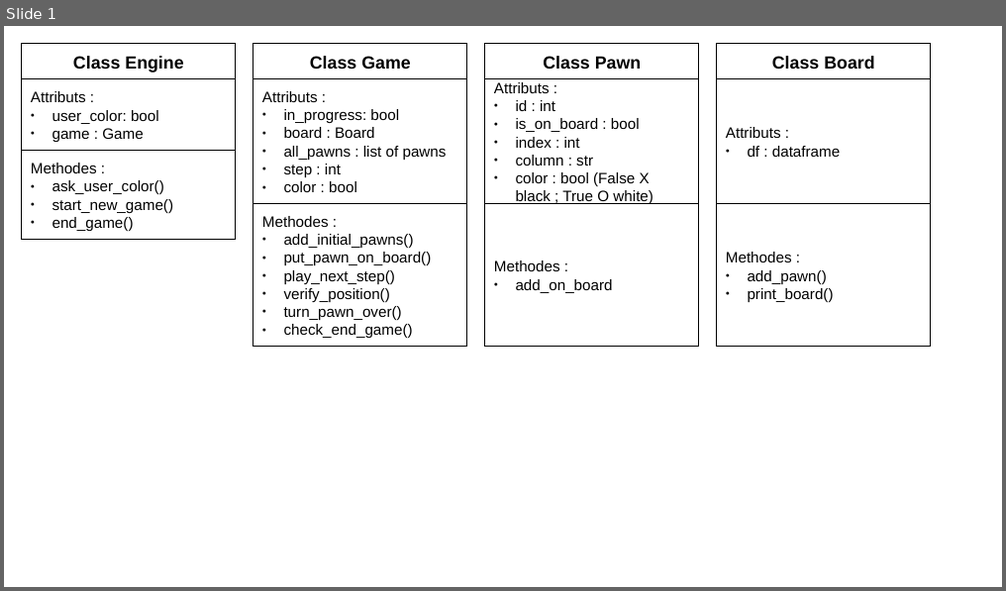
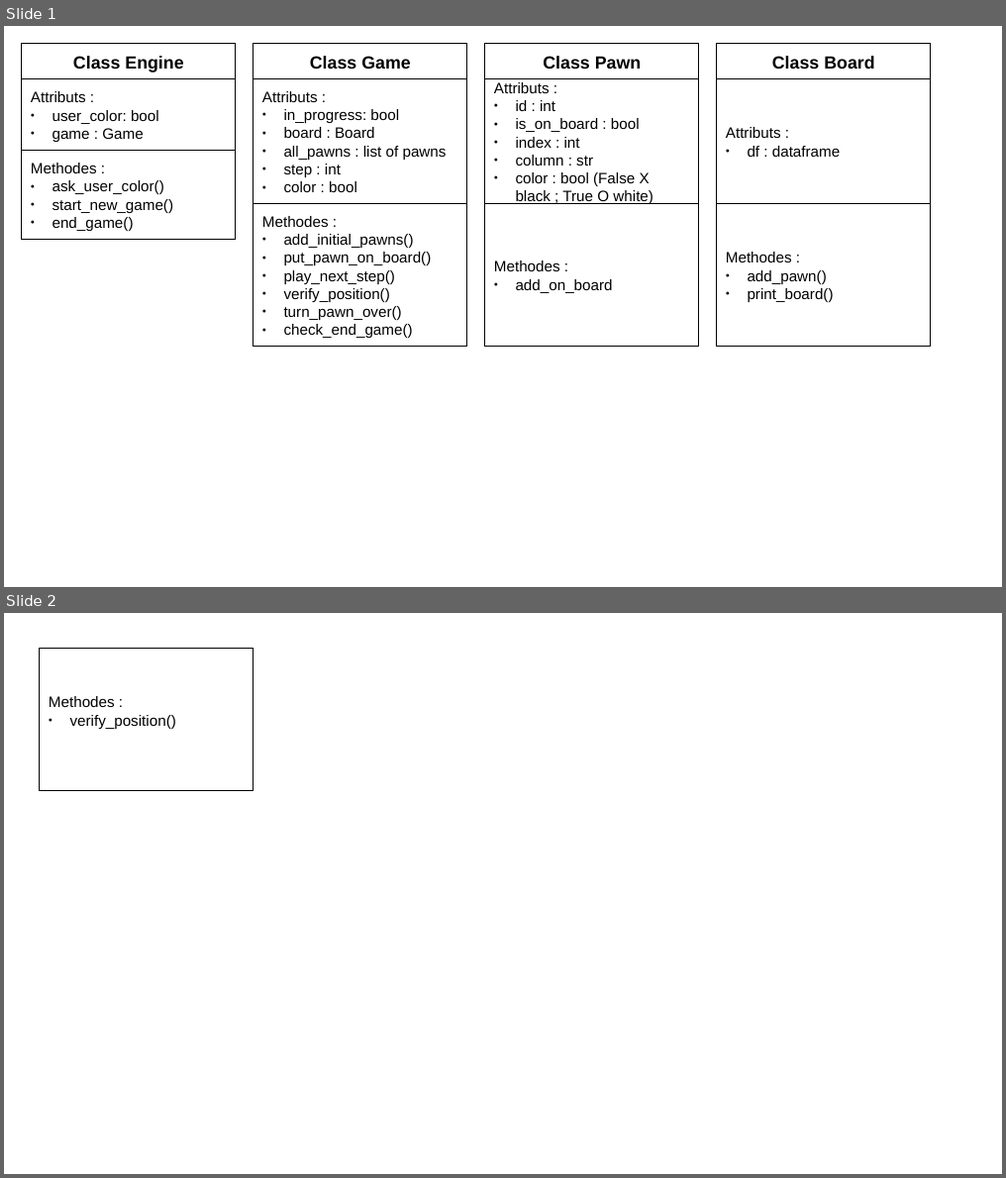
Before and after one commit to sandrinedacol/othello, a slide deck: Othello_plan_vRomain.odp. Shown one above the other, each under a label of ours: slide 1 before the commit, slides 1 and 2 after it. The pictures are 1006x591 and 1006x1178 pixels, drawn with LibreOffice and Linux fonts; fonts in the diff are those of the drawing. Boxes give left, top, right and bottom in pixels: in the first picture for what was removed or moved away, otherwise in the second. Text is boxed around its words. In the diff, an @@ line names an element or a change of style, - is before the commit and + after.

Commit message:
update game.py with verify_if_position_exists

```diff
--- a/Othello_plan_vRomain.odp
+++ b/Othello_plan_vRomain.odp
@@ slide 2 added at (4, 613, 1002, 1174), background #FFFFFF @@
@@ rectangle added at (40, 649, 253, 790), fill #FFFFFF, outline #000000 0 pt, 12 pt, text #000000 @@
+Methodes :
+● verify_position()
```
Also in this commit, not shown: 2 other files.
